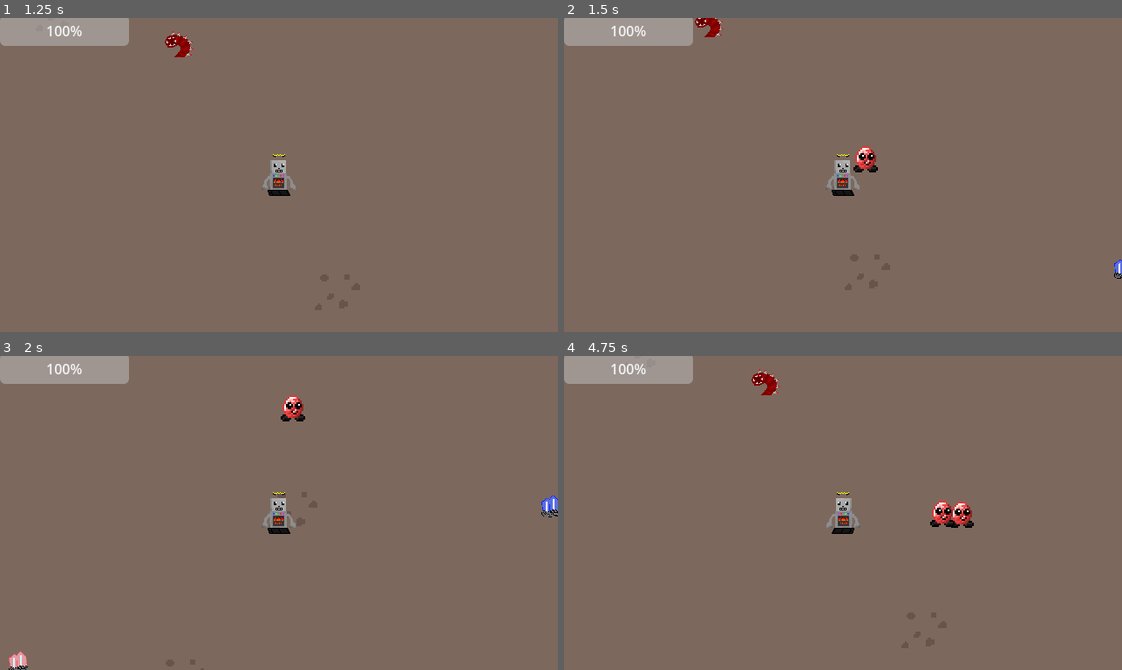
Above: before the commit, frames 1-4 (two rows, left to right).
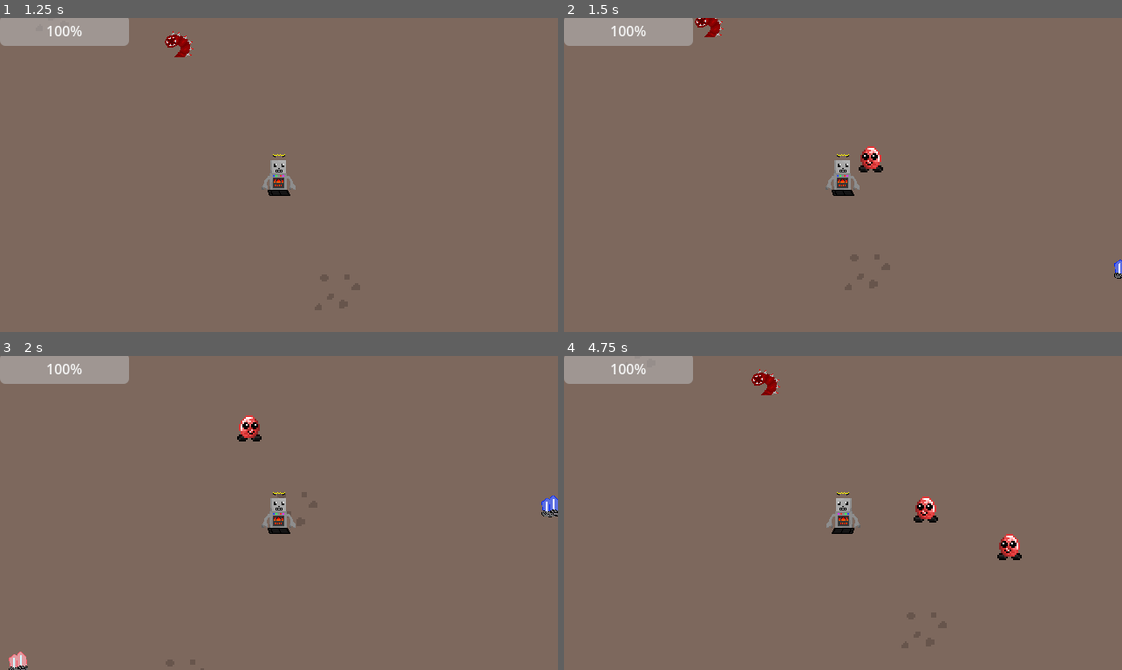
Above: after the commit, the same moments.

Repository: TNT-A/godot-baubleheads-project
Game: Godot game, scene res://testing/testing.tscn
Same seed, same stepped clock (60 frames per second), same inputs: the game is played once before the commit and once after it.
Inputs (mouse positions are in pixels of both pictures, inside the frame that each line leads up to):
- Up to frame 1 (1.25 s): tap Enter at 0.5 s; move the mouse to (401, 159) at 0.52 s; press the mouse at (401, 159) at 0.53 s; hold D (Move_Right) from 0.53 s (still down)
- Up to frame 2 (1.5 s): move the mouse to (731, 190) at 1.27 s; release D (Move_Right) at 1.28 s; release the mouse at (731, 190) at 1.28 s; hold S (Move_Down) from 1.28 s (still down); tap Space (Baublehead_Call) at 1.35 s
- Up to frame 3 (2 s): keep holding S (Move_Down); click (167, 528) at 1.55 s
- Up to frame 4 (4.75 s): move the mouse to (898, 443) at 2.02 s; release S (Move_Down) at 2.03 s; press the mouse at (898, 443) at 2.03 s; hold D (Move_Right) 2.03-2.78 s; move the mouse to (815, 575) at 2.77 s; release the mouse at (815, 575) at 2.78 s; hold W (Move_Up) 2.78-3.53 s; tap Shift (Run) at 2.85 s; click (815, 575) at 3.05 s; move the mouse to (1010, 560) at 3.52 s; press the mouse at (1010, 560) at 3.53 s; hold A (Move_Left) from 3.53 s (still down); move the mouse to (675, 465) at 4.27 s; release the mouse at (675, 465) at 4.28 s; tap Space (Baublehead_Call) at 4.35 s; click (675, 465) at 4.55 s

Frame 1 is identical in both runs. In frame 2, 0.3% of the frame differs, in the area x 51-58%, y 40-50%; in frame 3, 0.5%; in frame 4, 1.0%, in the area x 62-83%, y 44-65%.
Error before the commit: Invalid assignment of property or key 'global_rotation' with value of type 'float' on a base object of type 'null instance'. (res://enemies/earthworm/earthworm…

Commit message:
Added some basic Bauble stuff

Diff:
--- a/Baubles/baublehead.gd
+++ b/Baubles/baublehead.gd
@@ -2,7 +2,7 @@
 class_name Baublehead
 
 @export var speed : int = 250
-@export var acceleration : float = .07
+@export var acceleration : float = .2
 @export var deceleration : float = .05
 @export var type : Resource
 
@@ -25,15 +25,22 @@
 func _physics_process(delta: float) -> void:
 	state_transition()
 	if state == States.FOLLOW:
-		walk()
+		move_toward_target(player.position, 250)
 	if state == States.IDLE:
 		resetVelocity()
+	if state == States.PATROL:
+		move_toward_target(get_global_mouse_position(), 350)
 
 func state_transition():
 	if state == States.IDLE and inPlayer == false:
 		state = States.FOLLOW
 	elif state == States.FOLLOW and inPlayer == true:
 		state = States.IDLE
+	elif (state == States.FOLLOW or state == States.IDLE) and Input.is_action_pressed("Player_Ability_1") == true:
+		state = States.PATROL
+	elif state == States.PATROL and Input.is_action_just_released("Player_Ability_1") == true:
+		state = States.IDLE
+	print(state)
 
 func random_spawn():
 	var rng = RandomNumberGenerator.new()
@@ -46,14 +53,20 @@
 func resetVelocity():
 	velocity = velocity.lerp(Vector2.ZERO,deceleration)
 	move_and_slide()
+	if player.position > position and abs(position.x - player.position.x) > 20:
+		$Sprite2D.flip_h = false
+	if player.position < position and abs(position.x - player.position.x) > 20:
+		$Sprite2D.flip_h = true
 
-func walk():
-	var player_position
-	var target
-	player_position = player.position
-	target = (player_position - self.position).normalized()
-	velocity = velocity.lerp(target * speed, acceleration)
-	#velocity = (target*speed)
+func move_toward_target(target, speed_change):
+	var direction
+	speed = speed_change
+	direction = (target - self.position).normalized()
+	velocity = velocity.lerp(direction * speed, acceleration)
+	if velocity.x > 0 and abs(position.x - target.x) > 20:
+		$Sprite2D.flip_h = false
+	elif velocity.x < 0 and abs(position.x - target.x) > 20:
+		$Sprite2D.flip_h = true
 	move_and_slide()
 
 func _on_area_2d_body_shape_entered(body_rid: RID, body: Node2D, body_shape_index: int, local_shape_index: int) -> void:
--- a/Baubles/baublehead.tscn
+++ b/Baubles/baublehead.tscn
@@ -15,19 +15,16 @@
 script = ExtResource("1_1xugq")
 
 [node name="CollisionShape2D" type="CollisionShape2D" parent="."]
-position = Vector2(0.350296, 3.49664)
+position = Vector2(-2.98023e-08, -3.09944e-06)
 shape = SubResource("CapsuleShape2D_ebtt6")
 
 [node name="Sprite2D" type="Sprite2D" parent="."]
-position = Vector2(10.3503, 0.496643)
 scale = Vector2(0.324671, 0.184444)
 texture = ExtResource("2_6cagt")
 
 [node name="Area2D" type="Area2D" parent="."]
-position = Vector2(-2.6497, 7.49664)
 
 [node name="CollisionShape2D" type="CollisionShape2D" parent="Area2D"]
-position = Vector2(-0.350296, -4.49664)
 shape = SubResource("CircleShape2D_3vjkq")
 
 [node name="find_player" parent="." instance=ExtResource("3_eu3jk")]
--- a/Enemies/Earthworm/earthworm.gd
+++ b/Enemies/Earthworm/earthworm.gd
@@ -18,21 +18,19 @@
 	target = find_target()
 
 func _physics_process(delta: float) -> void:
-	if target != null:
-		var angle_to_target: float = global_position.direction_to(target.global_position).angle()
-		raycast.global_rotation = angle_to_target
-
-		if raycast.is_colliding() and raycast.get_collider().is_in_group("player"):
-			earthworm.rotation = angle_to_target
-			if timer.is_stopped():
-				shoot()
-
+	pass
+	#if target != null:
+		#var angle_to_target: float = global_position.direction_to(target.global_position).angle()
+		#raycast.global_rotation = angle_to_target
+		#if raycast.is_colliding() and raycast.get_collider().is_in_group("player"):
+			#earthworm.rotation = angle_to_target
+			#if timer.is_stopped():
+				#shoot()
 
 func shoot():
-
 	raycast.enabled = false
 	if BULLET:
-		var bullet: Node2D = BULLET.instance()
+		var bullet: Node2D = BULLET.instantiate()
 		get_tree().current_scene.add_child(bullet)
 		bullet.global_position = global_position
 		bullet.global_rotation = raycast.global_rotation
--- a/baubles/baublehead.gd
+++ b/baubles/baublehead.gd
@@ -2,7 +2,7 @@
 class_name Baublehead
 
 @export var speed : int = 250
-@export var acceleration : float = .07
+@export var acceleration : float = .2
 @export var deceleration : float = .05
 @export var type : Resource
 
@@ -25,15 +25,22 @@
 func _physics_process(delta: float) -> void:
 	state_transition()
 	if state == States.FOLLOW:
-		walk()
+		move_toward_target(player.position, 250)
 	if state == States.IDLE:
 		resetVelocity()
+	if state == States.PATROL:
+		move_toward_target(get_global_mouse_position(), 350)
 
 func state_transition():
 	if state == States.IDLE and inPlayer == false:
 		state = States.FOLLOW
 	elif state == States.FOLLOW and inPlayer == true:
 		state = States.IDLE
+	elif (state == States.FOLLOW or state == States.IDLE) and Input.is_action_pressed("Player_Ability_1") == true:
+		state = States.PATROL
+	elif state == States.PATROL and Input.is_action_just_released("Player_Ability_1") == true:
+		state = States.IDLE
+	print(state)
 
 func random_spawn():
 	var rng = RandomNumberGenerator.new()
@@ -46,14 +53,20 @@
 func resetVelocity():
 	velocity = velocity.lerp(Vector2.ZERO,deceleration)
 	move_and_slide()
+	if player.position > position and abs(position.x - player.position.x) > 20:
+		$Sprite2D.flip_h = false
+	if player.position < position and abs(position.x - player.position.x) > 20:
+		$Sprite2D.flip_h = true
 
-func walk():
-	var player_position
-	var target
-	player_position = player.position
-	target = (player_position - self.position).normalized()
-	velocity = velocity.lerp(target * speed, acceleration)
-	#velocity = (target*speed)
+func move_toward_target(target, speed_change):
+	var direction
+	speed = speed_change
+	direction = (target - self.position).normalized()
+	velocity = velocity.lerp(direction * speed, acceleration)
+	if velocity.x > 0 and abs(position.x - target.x) > 20:
+		$Sprite2D.flip_h = false
+	elif velocity.x < 0 and abs(position.x - target.x) > 20:
+		$Sprite2D.flip_h = true
 	move_and_slide()
 
 func _on_area_2d_body_shape_entered(body_rid: RID, body: Node2D, body_shape_index: int, local_shape_index: int) -> void:
--- a/baubles/baublehead.tscn
+++ b/baubles/baublehead.tscn
@@ -15,19 +15,16 @@
 script = ExtResource("1_1xugq")
 
 [node name="CollisionShape2D" type="CollisionShape2D" parent="."]
-position = Vector2(0.350296, 3.49664)
+position = Vector2(-2.98023e-08, -3.09944e-06)
 shape = SubResource("CapsuleShape2D_ebtt6")
 
 [node name="Sprite2D" type="Sprite2D" parent="."]
-position = Vector2(10.3503, 0.496643)
 scale = Vector2(0.324671, 0.184444)
 texture = ExtResource("2_6cagt")
 
 [node name="Area2D" type="Area2D" parent="."]
-position = Vector2(-2.6497, 7.49664)
 
 [node name="CollisionShape2D" type="CollisionShape2D" parent="Area2D"]
-position = Vector2(-0.350296, -4.49664)
 shape = SubResource("CircleShape2D_3vjkq")
 
 [node name="find_player" parent="." instance=ExtResource("3_eu3jk")]
--- a/enemies/earthworm/earthworm.gd
+++ b/enemies/earthworm/earthworm.gd
@@ -18,21 +18,19 @@
 	target = find_target()
 
 func _physics_process(delta: float) -> void:
-	if target != null:
-		var angle_to_target: float = global_position.direction_to(target.global_position).angle()
-		raycast.global_rotation = angle_to_target
-
-		if raycast.is_colliding() and raycast.get_collider().is_in_group("player"):
-			earthworm.rotation = angle_to_target
-			if timer.is_stopped():
-				shoot()
-
+	pass
+	#if target != null:
+		#var angle_to_target: float = global_position.direction_to(target.global_position).angle()
+		#raycast.global_rotation = angle_to_target
+		#if raycast.is_colliding() and raycast.get_collider().is_in_group("player"):
+			#earthworm.rotation = angle_to_target
+			#if timer.is_stopped():
+				#shoot()
 
 func shoot():
-
 	raycast.enabled = false
 	if BULLET:
-		var bullet: Node2D = BULLET.instance()
+		var bullet: Node2D = BULLET.instantiate()
 		get_tree().current_scene.add_child(bullet)
 		bullet.global_position = global_position
 		bullet.global_rotation = raycast.global_rotation
